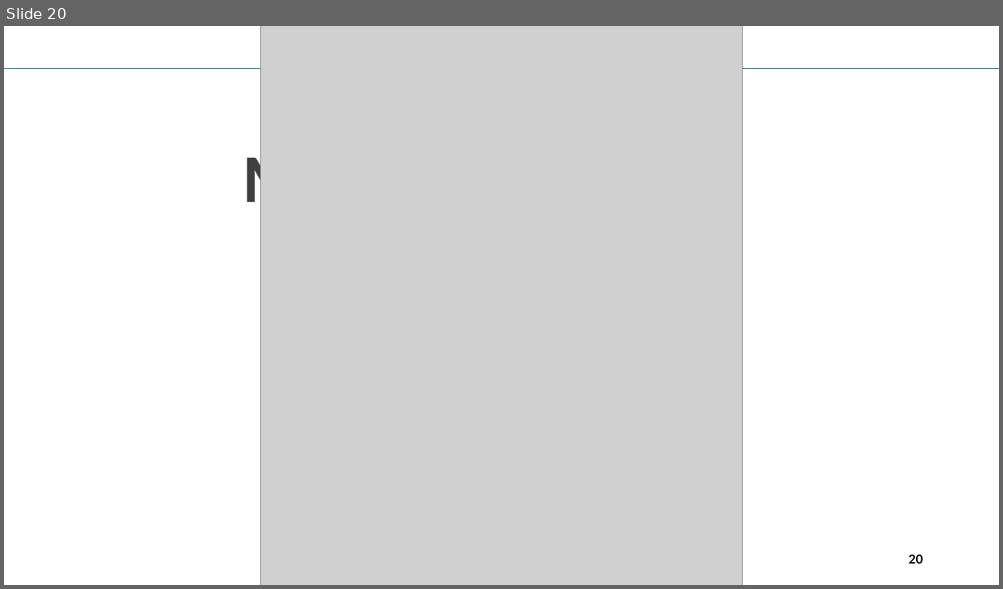
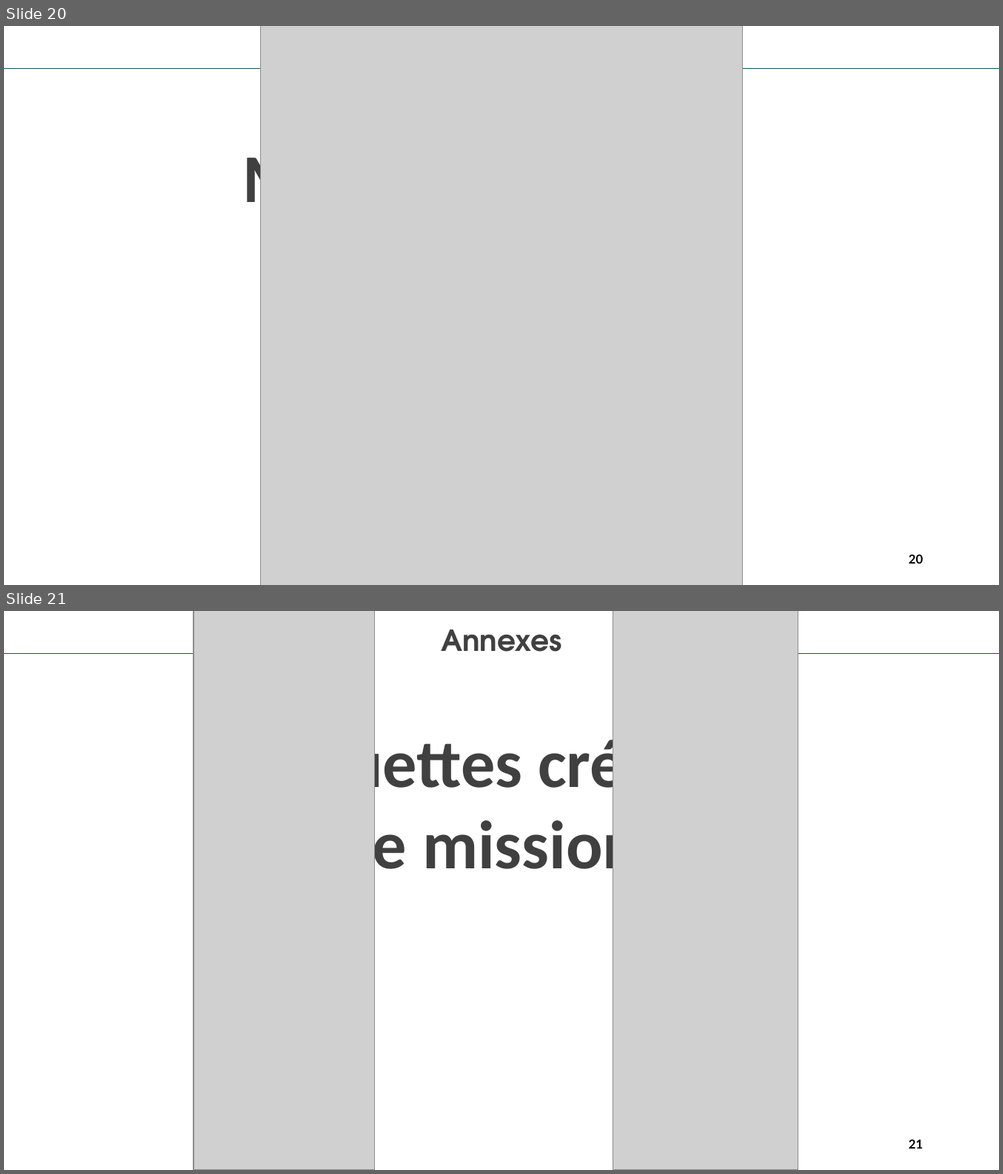
Before and after one commit to El-pollo-loco-adrar/cours_CDA, a slide deck: FIL_ROUGE/power point/fil rouge.pptx. Shown one above the other, each under a label of ours: slide 20 before the commit, slides 20 and 21 after it. The pictures are 1003x589 and 1003x1174 pixels, drawn with LibreOffice and Linux fonts; fonts in the diff are those of the drawing; grey boxes stand for pictures. Boxes give left, top, right and bottom in pixels: in the first picture for what was removed or moved away, otherwise in the second. Text is boxed around its words. In the diff, an @@ line names an element or a change of style, - is before the commit and + after.

```diff
--- a/FIL_ROUGE/power point/fil rouge.pptx
+++ b/FIL_ROUGE/power point/fil rouge.pptx
@@ slide 21 added at box(4, 611, 999, 1170), background #FFFFFF @@
@@ picture added at box(193, 611, 374, 1170) @@
@@ text added at box(441, 629, 562, 652), 28 pt, text #404040, bold @@
+Annexes
@@ picture added at box(613, 611, 798, 1170) @@
@@ arrow added from (4, 653) to (338, 653), #085764 0.5 pt @@
@@ arrow added from (999, 653) to (665, 653), #085764 0.5 pt @@
@@ text added at box(216, 730, 771, 886), 66 pt, text #404040, bold @@
+Maquettes création
+de missions
@@ page number added at box(908, 1139, 922, 1149), 12 pt, text #000000, bold @@
+21
```
Also in this commit, not shown: 2 slides changed, 4 other files.
